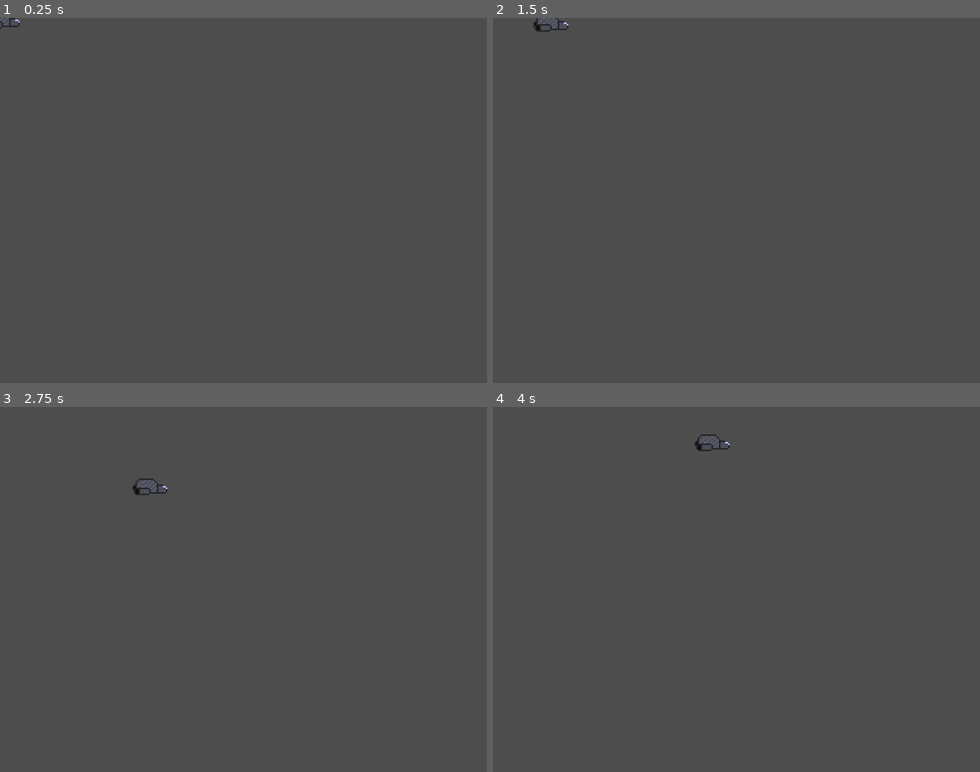
Above: before the commit, frames 1-4 (two rows, left to right).
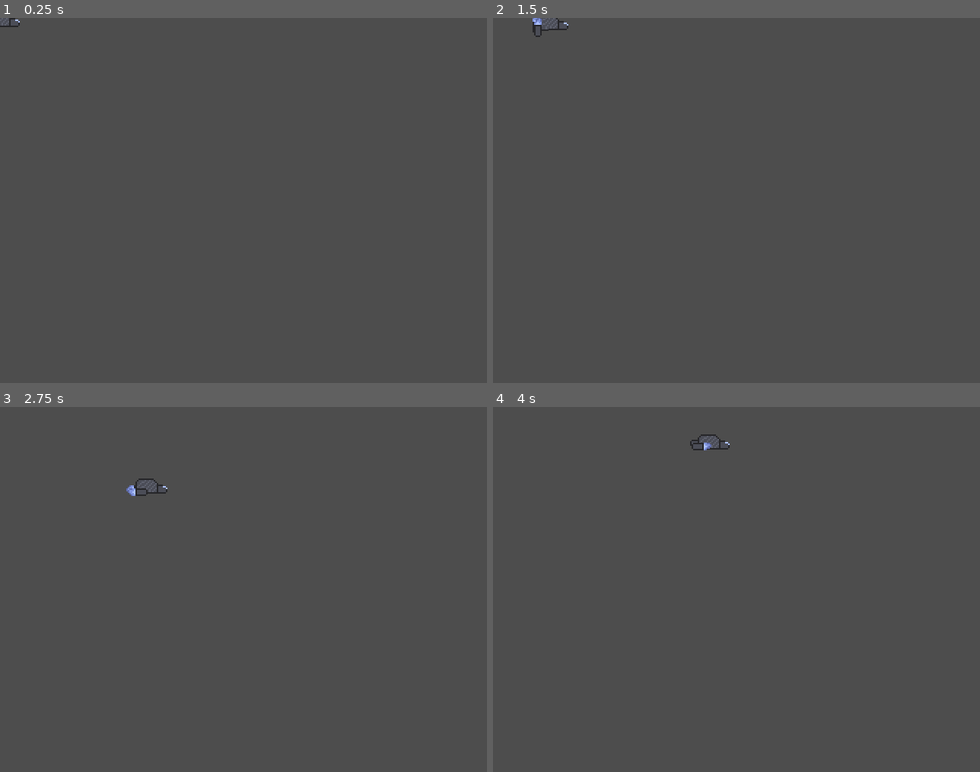
Above: after the commit, the same moments.

Repository: RageWolf/Cosmic-Order-Beginners-Jam-Winter-2024
Game: Godot game, scene res://src/player_ship.tscn
Two runs of this game, one before a commit and one after it. Both use one fixed random seed, a clock stepped at 60 frames per second and the inputs below. This scene is started directly instead of the project's main scene.
Inputs:
- Up to frame 1 (0.25 s): no input
- Up to frame 2 (1.5 s): tap Enter at 0.5 s; hold D (Right) 0.53-1.28 s; hold S (Down) from 1.28 s (still down)
- Up to frame 3 (2.75 s): release S (Down) at 2.03 s; hold D (Right) from 2.03 s (still down)
- Up to frame 4 (4 s): release D (Right) at 2.78 s; hold W (Up) 2.78-3.53 s; hold A (Left) from 3.53 s (still down)

The runs differ from the first frame. In frame 1, less than 0.1% of the frame differs, in the area x 0-1%, y 0-3%; in frame 2, less than 0.1%, in the area x 8-13%, y 0-6%; in frame 3, less than 0.1%; in frame 4, less than 0.1%.

Commit message:
Movement animations close to completion
Thruster directioning is a placeholder.

Diff:
--- a/src/player_ship.tscn
+++ b/src/player_ship.tscn
@@ -1,13 +1,619 @@
-[gd_scene load_steps=5 format=3 uid="uid://b88tqwpbtlpfc"]
+[gd_scene load_steps=50 format=3 uid="uid://b88tqwpbtlpfc"]
 
 [ext_resource type="Script" path="res://src/scripts/player_ship.gd" id="1_5x0oy"]
-[ext_resource type="Texture2D" uid="uid://dyaqfuroey3xn" path="res://PNG/ship 1.png" id="2_a62ij"]
+[ext_resource type="Texture2D" uid="uid://bwtdcldhqv0kv" path="res://PNG/ship body.png" id="2_n4wo1"]
+[ext_resource type="Texture2D" uid="uid://dpt414q7k3xoe" path="res://PNG/thruster-sheet.png" id="3_bf1fc"]
 
 [sub_resource type="RectangleShape2D" id="RectangleShape2D_k6ca2"]
 size = Vector2(11, 7.5)
 
 [sub_resource type="RectangleShape2D" id="RectangleShape2D_305no"]
 size = Vector2(6.5, 4)
+
+[sub_resource type="Animation" id="Animation_dmotl"]
+resource_name = "idle"
+length = 0.0333367
+tracks/0/type = "value"
+tracks/0/imported = false
+tracks/0/enabled = true
+tracks/0/path = NodePath("bodySprite:position")
+tracks/0/interp = 1
+tracks/0/loop_wrap = true
+tracks/0/keys = {
+"times": PackedFloat32Array(0),
+"transitions": PackedFloat32Array(1),
+"update": 0,
+"values": [Vector2(0, 0)]
+}
+tracks/1/type = "value"
+tracks/1/imported = false
+tracks/1/enabled = true
+tracks/1/path = NodePath("bodySprite:rotation")
+tracks/1/interp = 1
+tracks/1/loop_wrap = true
+tracks/1/keys = {
+"times": PackedFloat32Array(0),
+"transitions": PackedFloat32Array(1),
+"update": 0,
+"values": [0.0]
+}
+tracks/2/type = "value"
+tracks/2/imported = false
+tracks/2/enabled = true
+tracks/2/path = NodePath("ThrusterFrontSprite:position")
+tracks/2/interp = 1
+tracks/2/loop_wrap = true
+tracks/2/keys = {
+"times": PackedFloat32Array(0),
+"transitions": PackedFloat32Array(1),
+"update": 0,
+"values": [Vector2(-6, 4.5)]
+}
+tracks/3/type = "value"
+tracks/3/imported = false
+tracks/3/enabled = true
+tracks/3/path = NodePath("ThrusterBackSprite:position")
+tracks/3/interp = 1
+tracks/3/loop_wrap = true
+tracks/3/keys = {
+"times": PackedFloat32Array(0),
+"transitions": PackedFloat32Array(1),
+"update": 0,
+"values": [Vector2(-7, 2.5)]
+}
+
+[sub_resource type="Animation" id="Animation_ud26l"]
+resource_name = "moving_up"
+tracks/0/type = "value"
+tracks/0/imported = false
+tracks/0/enabled = true
+tracks/0/path = NodePath("bodySprite:rotation")
+tracks/0/interp = 1
+tracks/0/loop_wrap = true
+tracks/0/keys = {
+"times": PackedFloat32Array(0, 0.5, 1),
+"transitions": PackedFloat32Array(1, 1, 1),
+"update": 0,
+"values": [0.0, 0.0872665, 0.122173]
+}
+tracks/1/type = "value"
+tracks/1/imported = false
+tracks/1/enabled = true
+tracks/1/path = NodePath("bodySprite:position")
+tracks/1/interp = 1
+tracks/1/loop_wrap = true
+tracks/1/keys = {
+"times": PackedFloat32Array(0, 1),
+"transitions": PackedFloat32Array(1, 1),
+"update": 0,
+"values": [Vector2(0, 0), Vector2(0, -1)]
+}
+tracks/2/type = "value"
+tracks/2/imported = false
+tracks/2/enabled = true
+tracks/2/path = NodePath("ThrusterFrontSprite:position")
+tracks/2/interp = 1
+tracks/2/loop_wrap = true
+tracks/2/keys = {
+"times": PackedFloat32Array(0, 1),
+"transitions": PackedFloat32Array(1, 1),
+"update": 0,
+"values": [Vector2(-6, 4.5), Vector2(-7, 3)]
+}
+tracks/3/type = "value"
+tracks/3/imported = false
+tracks/3/enabled = true
+tracks/3/path = NodePath("ThrusterBackSprite:position")
+tracks/3/interp = 1
+tracks/3/loop_wrap = true
+tracks/3/keys = {
+"times": PackedFloat32Array(0, 1),
+"transitions": PackedFloat32Array(1, 1),
+"update": 0,
+"values": [Vector2(-7, 2.5), Vector2(-8, 1)]
+}
+
+[sub_resource type="Animation" id="Animation_kgxs2"]
+resource_name = "moving_down"
+tracks/0/type = "value"
+tracks/0/imported = false
+tracks/0/enabled = true
+tracks/0/path = NodePath("bodySprite:rotation")
+tracks/0/interp = 1
+tracks/0/loop_wrap = true
+tracks/0/keys = {
+"times": PackedFloat32Array(0, 0.5, 1),
+"transitions": PackedFloat32Array(1, 1, 1),
+"update": 0,
+"values": [0.0, -0.0872665, -0.122173]
+}
+tracks/1/type = "value"
+tracks/1/imported = false
+tracks/1/enabled = true
+tracks/1/path = NodePath("bodySprite:position")
+tracks/1/interp = 1
+tracks/1/loop_wrap = true
+tracks/1/keys = {
+"times": PackedFloat32Array(0, 1),
+"transitions": PackedFloat32Array(1, 1),
+"update": 0,
+"values": [Vector2(0, 0), Vector2(0, 1)]
+}
+tracks/2/type = "value"
+tracks/2/imported = false
+tracks/2/enabled = true
+tracks/2/path = NodePath("ThrusterFrontSprite:position")
+tracks/2/interp = 1
+tracks/2/loop_wrap = true
+tracks/2/keys = {
+"times": PackedFloat32Array(0, 1),
+"transitions": PackedFloat32Array(1, 1),
+"update": 0,
+"values": [Vector2(-6, 4.5), Vector2(-7, 5)]
+}
+tracks/3/type = "value"
+tracks/3/imported = false
+tracks/3/enabled = true
+tracks/3/path = NodePath("ThrusterBackSprite:position")
+tracks/3/interp = 1
+tracks/3/loop_wrap = true
+tracks/3/keys = {
+"times": PackedFloat32Array(0, 1),
+"transitions": PackedFloat32Array(1, 1),
+"update": 0,
+"values": [Vector2(-7, 2.5), Vector2(-8, 3)]
+}
+
+[sub_resource type="Animation" id="Animation_nfjp5"]
+resource_name = "tilt_up"
+length = 0.001
+tracks/0/type = "value"
+tracks/0/imported = false
+tracks/0/enabled = true
+tracks/0/path = NodePath("bodySprite:rotation")
+tracks/0/interp = 1
+tracks/0/loop_wrap = true
+tracks/0/keys = {
+"times": PackedFloat32Array(0),
+"transitions": PackedFloat32Array(1),
+"update": 0,
+"values": [0.122173]
+}
+tracks/1/type = "value"
+tracks/1/imported = false
+tracks/1/enabled = true
+tracks/1/path = NodePath("bodySprite:position")
+tracks/1/interp = 1
+tracks/1/loop_wrap = true
+tracks/1/keys = {
+"times": PackedFloat32Array(0),
+"transitions": PackedFloat32Array(1),
+"update": 0,
+"values": [Vector2(0, -1)]
+}
+tracks/2/type = "value"
+tracks/2/imported = false
+tracks/2/enabled = true
+tracks/2/path = NodePath("ThrusterFrontSprite:position")
+tracks/2/interp = 1
+tracks/2/loop_wrap = true
+tracks/2/keys = {
+"times": PackedFloat32Array(0),
+"transitions": PackedFloat32Array(1),
+"update": 0,
+"values": [Vector2(-7, 3)]
+}
+tracks/3/type = "value"
+tracks/3/imported = false
+tracks/3/enabled = true
+tracks/3/path = NodePath("ThrusterBackSprite:position")
+tracks/3/interp = 1
+tracks/3/loop_wrap = true
+tracks/3/keys = {
+"times": PackedFloat32Array(0),
+"transitions": PackedFloat32Array(1),
+"update": 0,
+"values": [Vector2(-8, 1)]
+}
+
+[sub_resource type="Animation" id="Animation_igons"]
+resource_name = "tilt_down"
+length = 0.001
+tracks/0/type = "value"
+tracks/0/imported = false
+tracks/0/enabled = true
+tracks/0/path = NodePath("bodySprite:position")
+tracks/0/interp = 1
+tracks/0/loop_wrap = true
+tracks/0/keys = {
+"times": PackedFloat32Array(0),
+"transitions": PackedFloat32Array(1),
+"update": 0,
+"values": [Vector2(0, 1)]
+}
+tracks/1/type = "value"
+tracks/1/imported = false
+tracks/1/enabled = true
+tracks/1/path = NodePath("bodySprite:rotation")
+tracks/1/interp = 1
+tracks/1/loop_wrap = true
+tracks/1/keys = {
+"times": PackedFloat32Array(0),
+"transitions": PackedFloat32Array(1),
+"update": 0,
+"values": [-0.122173]
+}
+tracks/2/type = "value"
+tracks/2/imported = false
+tracks/2/enabled = true
+tracks/2/path = NodePath("ThrusterFrontSprite:position")
+tracks/2/interp = 1
+tracks/2/loop_wrap = true
+tracks/2/keys = {
+"times": PackedFloat32Array(0),
+"transitions": PackedFloat32Array(1),
+"update": 0,
+"values": [Vector2(-7, 5)]
+}
+tracks/3/type = "value"
+tracks/3/imported = false
+tracks/3/enabled = true
+tracks/3/path = NodePath("ThrusterBackSprite:position")
+tracks/3/interp = 1
+tracks/3/loop_wrap = true
+tracks/3/keys = {
+"times": PackedFloat32Array(0),
+"transitions": PackedFloat32Array(1),
+"update": 0,
+"values": [Vector2(-8, 3)]
+}
+
+[sub_resource type="Animation" id="Animation_ap0mp"]
+length = 0.001
+tracks/0/type = "value"
+tracks/0/imported = false
+tracks/0/enabled = true
+tracks/0/path = NodePath("bodySprite:rotation")
+tracks/0/interp = 1
+tracks/0/loop_wrap = true
+tracks/0/keys = {
+"times": PackedFloat32Array(0),
+"transitions": PackedFloat32Array(1),
+"update": 0,
+"values": [0.0]
+}
+tracks/1/type = "value"
+tracks/1/imported = false
+tracks/1/enabled = true
+tracks/1/path = NodePath("bodySprite:position")
+tracks/1/interp = 1
+tracks/1/loop_wrap = true
+tracks/1/keys = {
+"times": PackedFloat32Array(0),
+"transitions": PackedFloat32Array(1),
+"update": 0,
+"values": [Vector2(0, 0)]
+}
+tracks/2/type = "value"
+tracks/2/imported = false
+tracks/2/enabled = true
+tracks/2/path = NodePath("ThrusterFrontSprite:position")
+tracks/2/interp = 1
+tracks/2/loop_wrap = true
+tracks/2/keys = {
+"times": PackedFloat32Array(0),
+"transitions": PackedFloat32Array(1),
+"update": 0,
+"values": [Vector2(-6, 4.5)]
+}
+tracks/3/type = "value"
+tracks/3/imported = false
+tracks/3/enabled = true
+tracks/3/path = NodePath("ThrusterBackSprite:position")
+tracks/3/interp = 1
+tracks/3/loop_wrap = true
+tracks/3/keys = {
+"times": PackedFloat32Array(0),
+"transitions": PackedFloat32Array(1),
+"update": 0,
+"values": [Vector2(-7, 2.5)]
+}
+
+[sub_resource type="AnimationLibrary" id="AnimationLibrary_545q0"]
+_data = {
+"RESET": SubResource("Animation_ap0mp"),
+"idle": SubResource("Animation_dmotl"),
+"moving_down": SubResource("Animation_kgxs2"),
+"moving_up": SubResource("Animation_ud26l"),
+"tilt_down": SubResource("Animation_igons"),
+"tilt_up": SubResource("Animation_nfjp5")
+}
+
+[sub_resource type="AnimationNodeAnimation" id="AnimationNodeAnimation_lk623"]
+animation = &"idle"
+
+[sub_resource type="AnimationNodeBlendSpace1D" id="AnimationNodeBlendSpace1D_oxdcl"]
+blend_point_0/node = SubResource("AnimationNodeAnimation_lk623")
+blend_point_0/pos = 0.0
+
+[sub_resource type="AnimationNodeAnimation" id="AnimationNodeAnimation_xe27b"]
+animation = &"idle"
+
+[sub_resource type="AnimationNodeAnimation" id="AnimationNodeAnimation_ceumr"]
+animation = &"tilt_up"
+
+[sub_resource type="AnimationNodeAnimation" id="AnimationNodeAnimation_58mn7"]
+animation = &"tilt_down"
+
+[sub_resource type="AnimationNodeBlendSpace1D" id="AnimationNodeBlendSpace1D_xsn8r"]
+blend_point_0/node = SubResource("AnimationNodeAnimation_xe27b")
+blend_point_0/pos = 0.0
+blend_point_1/node = SubResource("AnimationNodeAnimation_ceumr")
+blend_point_1/pos = -0.3
+blend_point_2/node = SubResource("AnimationNodeAnimation_58mn7")
+blend_point_2/pos = 0.3
+
+[sub_resource type="AnimationNodeAnimation" id="AnimationNodeAnimation_808vq"]
+animation = &"idle"
+
+[sub_resource type="AnimationNodeAnimation" id="AnimationNodeAnimation_qotyt"]
+animation = &"moving_up"
+
+[sub_resource type="AnimationNodeAnimation" id="AnimationNodeAnimation_ydpax"]
+animation = &"moving_down"
+
+[sub_resource type="AnimationNodeBlendSpace1D" id="AnimationNodeBlendSpace1D_c7erm"]
+blend_point_0/node = SubResource("AnimationNodeAnimation_808vq")
+blend_point_0/pos = 0.0
+blend_point_1/node = SubResource("AnimationNodeAnimation_qotyt")
+blend_point_1/pos = -0.3
+blend_point_2/node = SubResource("AnimationNodeAnimation_ydpax")
+blend_point_2/pos = 0.3
+
+[sub_resource type="AnimationNodeStateMachineTransition" id="AnimationNodeStateMachineTransition_l80lx"]
+switch_mode = 2
+advance_mode = 2
+
+[sub_resource type="AnimationNodeStateMachineTransition" id="AnimationNodeStateMachineTransition_0sqxc"]
+advance_mode = 2
+advance_condition = &"idle"
+
+[sub_resource type="AnimationNodeStateMachineTransition" id="AnimationNodeStateMachineTransition_k1fry"]
+advance_mode = 2
+advance_condition = &"idle"
+
+[sub_resource type="AnimationNodeStateMachineTransition" id="AnimationNodeStateMachineTransition_pbbri"]
+advance_mode = 2
+advance_condition = &"moving"
+
+[sub_resource type="AnimationNodeStateMachineTransition" id="AnimationNodeStateMachineTransition_s5pra"]
+advance_mode = 2
+
+[sub_resource type="AnimationNodeStateMachine" id="AnimationNodeStateMachine_wewo4"]
+states/BlendSpace1D/node = SubResource("AnimationNodeBlendSpace1D_oxdcl")
+states/BlendSpace1D/position = Vector2(307, 96.8115)
+states/End/position = Vector2(1008, 96.8115)
+states/Movement_end/node = SubResource("AnimationNodeBlendSpace1D_xsn8r")
+states/Movement_end/position = Vector2(698, 97)
+states/Moving/node = SubResource("AnimationNodeBlendSpace1D_c7erm")
+states/Moving/position = Vector2(486, -17.1885)
+states/Start/position = Vector2(121, 94.8115)
+transitions = ["Moving", "Movement_end", SubResource("AnimationNodeStateMachineTransition_l80lx"), "Moving", "BlendSpace1D", SubResource("AnimationNodeStateMachineTransition_0sqxc"), "Movement_end", "BlendSpace1D", SubResource("AnimationNodeStateMachineTransition_k1fry"), "BlendSpace1D", "Moving", SubResource("AnimationNodeStateMachineTransition_pbbri"), "Start", "BlendSpace1D", SubResource("AnimationNodeStateMachineTransition_s5pra")]
+graph_offset = Vector2(-47, -63.1885)
+
+[sub_resource type="Animation" id="Animation_n52to"]
+resource_name = "movement_started"
+length = 0.5
+tracks/0/type = "value"
+tracks/0/imported = false
+tracks/0/enabled = true
+tracks/0/path = NodePath("../ThrusterFrontSprite:frame")
+tracks/0/interp = 1
+tracks/0/loop_wrap = true
+tracks/0/keys = {
+"times": PackedFloat32Array(0, 0.1, 0.2, 0.3, 0.4, 0.5),
+"transitions": PackedFloat32Array(1, 1, 1, 1, 1, 1),
+"update": 1,
+"values": [0, 1, 2, 3, 4, 5]
+}
+tracks/1/type = "value"
+tracks/1/imported = false
+tracks/1/enabled = true
+tracks/1/path = NodePath("../ThrusterBackSprite:frame")
+tracks/1/interp = 1
+tracks/1/loop_wrap = true
+tracks/1/keys = {
+"times": PackedFloat32Array(0, 0.1, 0.2, 0.3, 0.4, 0.5),
+"transitions": PackedFloat32Array(1, 1, 1, 1, 1, 1),
+"update": 1,
+"values": [0, 1, 2, 3, 4, 5]
+}
+
+[sub_resource type="Animation" id="Animation_w1t6b"]
+resource_name = "moving"
+length = 1.5
+loop_mode = 1
+tracks/0/type = "value"
+tracks/0/imported = false
+tracks/0/enabled = true
+tracks/0/path = NodePath("../ThrusterFrontSprite:frame")
+tracks/0/interp = 1
+tracks/0/loop_wrap = true
+tracks/0/keys = {
+"times": PackedFloat32Array(0, 0.1, 0.2, 0.3, 0.4, 0.5, 0.6, 0.7, 0.8, 0.9, 1, 1.1, 1.2, 1.3, 1.4, 1.5),
+"transitions": PackedFloat32Array(1, 1, 1, 1, 1, 1, 1, 1, 1, 1, 1, 1, 1, 1, 1, 1),
+"update": 1,
+"values": [12, 13, 14, 15, 16, 17, 18, 19, 20, 21, 22, 23, 22, 21, 20, 19]
+}
+tracks/1/type = "value"
+tracks/1/imported = false
+tracks/1/enabled = true
+tracks/1/path = NodePath("../ThrusterBackSprite:frame")
+tracks/1/interp = 1
+tracks/1/loop_wrap = true
+tracks/1/keys = {
+"times": PackedFloat32Array(0, 0.1, 0.2, 0.3, 0.4, 0.5, 0.6, 0.7, 0.8, 0.9, 1, 1.1, 1.2, 1.3, 1.4, 1.5),
+"transitions": PackedFloat32Array(1, 1, 1, 1, 1, 1, 1, 1, 1, 1, 1, 1, 1, 1, 1, 1),
+"update": 1,
+"values": [12, 19, 20, 21, 22, 23, 20, 19, 18, 13, 14, 15, 16, 17, 16, 12]
+}
+
+[sub_resource type="Animation" id="Animation_l1lo2"]
+resource_name = "off"
+length = 0.001
+tracks/0/type = "value"
+tracks/0/imported = false
+tracks/0/enabled = true
+tracks/0/path = NodePath("../ThrusterFrontSprite:frame")
+tracks/0/interp = 1
+tracks/0/loop_wrap = true
+tracks/0/keys = {
+"times": PackedFloat32Array(0),
+"transitions": PackedFloat32Array(1),
+"update": 1,
+"values": [0]
+}
+tracks/1/type = "value"
+tracks/1/imported = false
+tracks/1/enabled = true
+tracks/1/path = NodePath("../ThrusterBackSprite:frame")
+tracks/1/interp = 1
+tracks/1/loop_wrap = true
+tracks/1/keys = {
+"times": PackedFloat32Array(0),
+"transitions": PackedFloat32Array(1),
+"update": 1,
+"values": [0]
+}
+
+[sub_resource type="Animation" id="Animation_ddvre"]
+length = 0.001
+tracks/0/type = "value"
+tracks/0/imported = false
+tracks/0/enabled = true
+tracks/0/path = NodePath("../ThrusterFrontSprite:frame")
+tracks/0/interp = 1
+tracks/0/loop_wrap = true
+tracks/0/keys = {
+"times": PackedFloat32Array(0),
+"transitions": PackedFloat32Array(1),
+"update": 1,
+"values": [0]
+}
+tracks/1/type = "value"
+tracks/1/imported = false
+tracks/1/enabled = true
+tracks/1/path = NodePath("../ThrusterBackSprite:frame")
+tracks/1/interp = 1
+tracks/1/loop_wrap = true
+tracks/1/keys = {
+"times": PackedFloat32Array(0),
+"transitions": PackedFloat32Array(1),
+"update": 1,
+"values": [0]
+}
+
+[sub_resource type="Animation" id="Animation_n7uff"]
+resource_name = "movement_ended"
+length = 0.5
+tracks/0/type = "value"
+tracks/0/imported = false
+tracks/0/enabled = true
+tracks/0/path = NodePath("../ThrusterFrontSprite:frame")
+tracks/0/interp = 1
+tracks/0/loop_wrap = true
+tracks/0/keys = {
+"times": PackedFloat32Array(0, 0.1, 0.2, 0.3, 0.4, 0.5),
+"transitions": PackedFloat32Array(1, 1, 1, 1, 1, 1),
+"update": 1,
+"values": [5, 4, 3, 2, 1, 0]
+}
+tracks/1/type = "value"
+tracks/1/imported = false
+tracks/1/enabled = true
+tracks/1/path = NodePath("../ThrusterBackSprite:frame")
+tracks/1/interp = 1
+tracks/1/loop_wrap = true
+tracks/1/keys = {
+"times": PackedFloat32Array(0, 0.1, 0.2, 0.3, 0.4, 0.5),
+"transitions": PackedFloat32Array(1, 1, 1, 1, 1, 1),
+"update": 1,
+"values": [5, 4, 3, 2, 1, 0]
+}
+
+[sub_resource type="AnimationLibrary" id="AnimationLibrary_ycao8"]
+_data = {
+"RESET": SubResource("Animation_ddvre"),
+"idle": SubResource("Animation_l1lo2"),
+"movement_ended": SubResource("Animation_n7uff"),
+"movement_started": SubResource("Animation_n52to"),
+"moving": SubResource("Animation_w1t6b")
+}
+
+[sub_resource type="AnimationNodeAnimation" id="AnimationNodeAnimation_anwi0"]
+animation = &"idle"
+
+[sub_resource type="AnimationNodeBlendSpace1D" id="AnimationNodeBlendSpace1D_aqgnl"]
+blend_point_0/node = SubResource("AnimationNodeAnimation_anwi0")
+blend_point_0/pos = 0.0
+
+[sub_resource type="AnimationNodeAnimation" id="AnimationNodeAnimation_dvl1d"]
+animation = &"movement_ended"
+
+[sub_resource type="AnimationNodeBlendSpace1D" id="AnimationNodeBlendSpace1D_gt20y"]
+blend_point_0/node = SubResource("AnimationNodeAnimation_dvl1d")
+blend_point_0/pos = 0.0
+
+[sub_resource type="AnimationNodeAnimation" id="AnimationNodeAnimation_0iac2"]
+animation = &"movement_started"
+
+[sub_resource type="AnimationNodeBlendSpace1D" id="AnimationNodeBlendSpace1D_qvmr4"]
+blend_point_0/node = SubResource("AnimationNodeAnimation_0iac2")
+blend_point_0/pos = 0.0
+
+[sub_resource type="AnimationNodeAnimation" id="AnimationNodeAnimation_2nkpx"]
+animation = &"moving"
+
+[sub_resource type="AnimationNodeBlendSpace1D" id="AnimationNodeBlendSpace1D_2s34c"]
+blend_point_0/node = SubResource("AnimationNodeAnimation_2nkpx")
+blend_point_0/pos = 0.0
+
+[sub_resource type="AnimationNodeStateMachineTransition" id="AnimationNodeStateMachineTransition_r5q58"]
+advance_mode = 2
+
+[sub_resource type="AnimationNodeStateMachineTransition" id="AnimationNodeStateMachineTransition_xfkfx"]
+advance_mode = 2
+advance_condition = &"moving"
+
+[sub_resource type="AnimationNodeStateMachineTransition" id="AnimationNodeStateMachineTransition_lx87x"]
+switch_mode = 2
+advance_mode = 2
+
+[sub_resource type="AnimationNodeStateMachineTransition" id="AnimationNodeStateMachineTransition_vpmob"]
+advance_mode = 2
+advance_condition = &"idle"
+
+[sub_resource type="AnimationNodeStateMachineTransition" id="AnimationNodeStateMachineTransition_buvp0"]
+switch_mode = 2
+advance_mode = 2
+
+[sub_resource type="AnimationNodeStateMachineTransition" id="AnimationNodeStateMachineTransition_yngll"]
+advance_mode = 2
+advance_condition = &"moving"
+
+[sub_resource type="AnimationNodeStateMachine" id="AnimationNodeStateMachine_ay4tb"]
+states/End/position = Vector2(957, 127)
+states/Idle/node = SubResource("AnimationNodeBlendSpace1D_aqgnl")
+states/Idle/position = Vector2(222, 132)
+states/Movement_ended/node = SubResource("AnimationNodeBlendSpace1D_gt20y")
+states/Movement_ended/position = Vector2(381.163, 194)
+states/Movement_started/node = SubResource("AnimationNodeBlendSpace1D_qvmr4")
+states/Movement_started/position = Vector2(383, 51)
+states/Moving/node = SubResource("AnimationNodeBlendSpace1D_2s34c")
+states/Moving/position = Vector2(570, 132)
+states/Start/position = Vector2(51, 127)
+transitions = ["Start", "Idle", SubResource("AnimationNodeStateMachineTransition_r5q58"), "Idle", "Movement_started", SubResource("AnimationNodeStateMachineTransition_xfkfx"), "Movement_started", "Moving", SubResource("AnimationNodeStateMachineTransition_lx87x"), "Moving", "Movement_ended", SubResource("AnimationNodeStateMachineTransition_vpmob"), "Movement_ended", "Idle", SubResource("AnimationNodeStateMachineTransition_buvp0"), "Movement_ended", "Movement_started", SubResource("AnimationNodeStateMachineTransition_yngll")]
+graph_offset = Vector2(-130.837, 0)
 
 [node name="PlayerShip" type="CharacterBody2D"]
 scale = Vector2(2, 2)
@@ -21,9 +627,51 @@
 position = Vector2(7.75, 3)
 shape = SubResource("RectangleShape2D_305no")
 
-[node name="Placeholder_sprite" type="Sprite2D" parent="."]
-texture = ExtResource("2_a62ij")
+[node name="bodySprite" type="Sprite2D" parent="."]
+z_index = 2
+texture = ExtResource("2_n4wo1")
+
+[node name="BodyAnimations" type="AnimationPlayer" parent="."]
+libraries = {
+"": SubResource("AnimationLibrary_545q0")
+}
 
 [node name="BodyAnimationTree" type="AnimationTree" parent="."]
+tree_root = SubResource("AnimationNodeStateMachine_wewo4")
+anim_player = NodePath("../BodyAnimations")
+parameters/conditions/idle = false
+parameters/conditions/moving = false
+parameters/BlendSpace1D/blend_position = 0
+parameters/Movement_end/blend_position = 0
+parameters/Moving/blend_position = -0.00298506
+
+[node name="ThrusterFrontSprite" type="Sprite2D" parent="."]
+z_index = 3
+position = Vector2(-6, 4.5)
+texture = ExtResource("3_bf1fc")
+hframes = 12
+vframes = 2
+
+[node name="ThrusterBackSprite" type="Sprite2D" parent="."]
+z_index = 1
+position = Vector2(-7, 2.5)
+texture = ExtResource("3_bf1fc")
+hframes = 12
+vframes = 2
+
+[node name="ThrustersAnimations" type="AnimationPlayer" parent="."]
+root_node = NodePath("../BodyAnimations")
+libraries = {
+"": SubResource("AnimationLibrary_ycao8")
+}
 
 [node name="ThrustersAnimationTree" type="AnimationTree" parent="."]
+root_node = NodePath("../BodyAnimations")
+tree_root = SubResource("AnimationNodeStateMachine_ay4tb")
+anim_player = NodePath("../ThrustersAnimations")
+parameters/conditions/idle = false
+parameters/conditions/moving = false
+parameters/Idle/blend_position = 0.0
+parameters/Movement_ended/blend_position = 0
+parameters/Movement_started/blend_position = 0
+parameters/Moving/blend_position = 0
--- a/src/scripts/player_ship.gd
+++ b/src/scripts/player_ship.gd
@@ -7,7 +7,6 @@
 
 @onready var BodyAnimationTree : AnimationTree = $BodyAnimationTree
 @onready var ThrustersAnimationTree : AnimationTree = $ThrustersAnimationTree
-
 
 func _ready() -> void:
 	BodyAnimationTree.active = true
@@ -22,7 +21,30 @@
 	movement_update(delta)
 	pass
 
+# Updates states for the state machines in the animation trees and changes direction of thrusters
 func animation_update() -> void:
+	var inputDirection : Vector2 = get_input_direction()
+	if (abs(inputDirection) > Vector2.ZERO):
+		ThrustersAnimationTree["parameters/conditions/idle"] = false
+		ThrustersAnimationTree["parameters/conditions/moving"] = true
+		$ThrusterFrontSprite.global_rotation = inputDirection.angle()
+		$ThrusterBackSprite.global_rotation = inputDirection.angle()
+
+		if (abs(inputDirection.y) >= 0.3):
+			BodyAnimationTree["parameters/conditions/idle"] = false
+			BodyAnimationTree["parameters/conditions/moving"] = true
+			BodyAnimationTree["parameters/Moving/blend_position"] = inputDirection.y
+			BodyAnimationTree["parameters/Movement_end/blend_position"] = inputDirection.y
+		else:
+			BodyAnimationTree["parameters/conditions/idle"] = true
+			BodyAnimationTree["parameters/conditions/moving"] = false
+		pass
+	else:
+		ThrustersAnimationTree["parameters/conditions/idle"] = true
+		ThrustersAnimationTree["parameters/conditions/moving"] = false
+
+		BodyAnimationTree["parameters/conditions/idle"] = true
+		BodyAnimationTree["parameters/conditions/moving"] = false
 	pass
 
 func movement_update(delta: float) -> void:
@@ -30,13 +52,12 @@
 
 	# Reduction of velocity based on deceleration value
 	var deltaDeceleration : float = deceleration * delta
-	self.velocity = Vector2(lerp(self.velocity.x, 0.0, deltaDeceleration),lerp(self.velocity.y, 0.0, deltaDeceleration))
+	var newVelocity = Vector2(lerp(self.velocity.x, 0.0, deltaDeceleration),lerp(self.velocity.y, 0.0, deltaDeceleration))
 
 	# Increases velocity based on acceleration, to a maximum of maxSpeed
 	var deltaVelocity : Vector2 = acceleration * delta * direction
-	var newVelocity : Vector2 = (self.velocity) + deltaVelocity
+	newVelocity = newVelocity + deltaVelocity
 	self.velocity = newVelocity.limit_length(maxSpeed)
-	print(self.velocity)
 	self.move_and_slide()
 	pass
 
--- a/src/scripts/ship_minigame.gd
+++ b/src/scripts/ship_minigame.gd
@@ -13,9 +13,6 @@
 func _process(delta: float) -> void:
 	pass
 
-func _physics_process(delta: float) -> void:
-	pass
-
 func spawn_player() -> void:
 	add_child(player)
 	player.position = startingPos
Binary file added: PNG/Thruster starting-Sheet.png
Not shown, added: PNG/Thruster starting-Sheet.png.import
Binary file added: PNG/canon charging up-Sheet.png
Not shown, added: PNG/canon charging up-Sheet.png.import
Binary file added: PNG/reactor on-Sheet.png
Not shown, added: PNG/reactor on-Sheet.png.import
Binary file added: PNG/ship body.png
Not shown, added: PNG/ship body.png.import
Binary file added: PNG/thruster-sheet.png
Not shown, added: PNG/thruster-sheet.png.import
